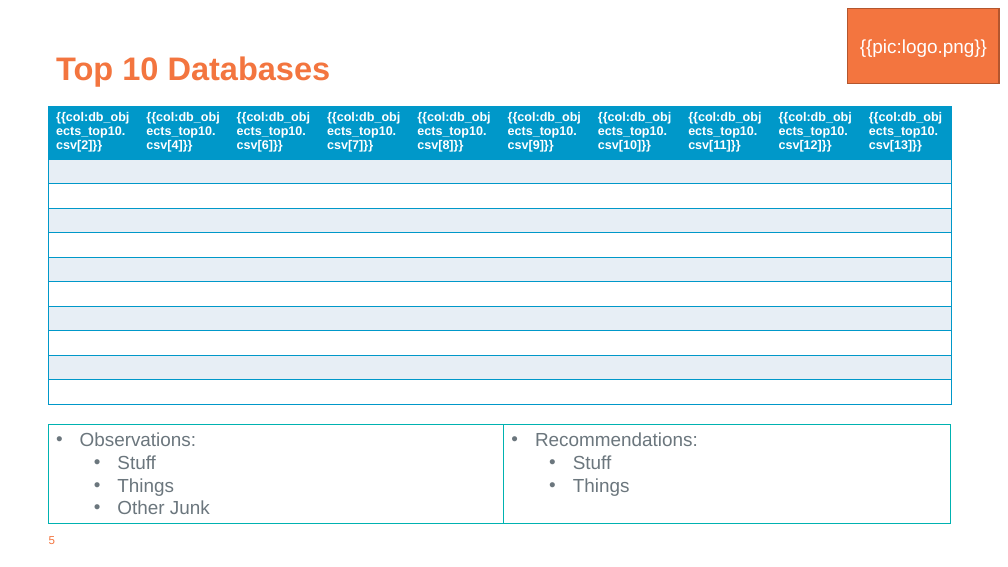
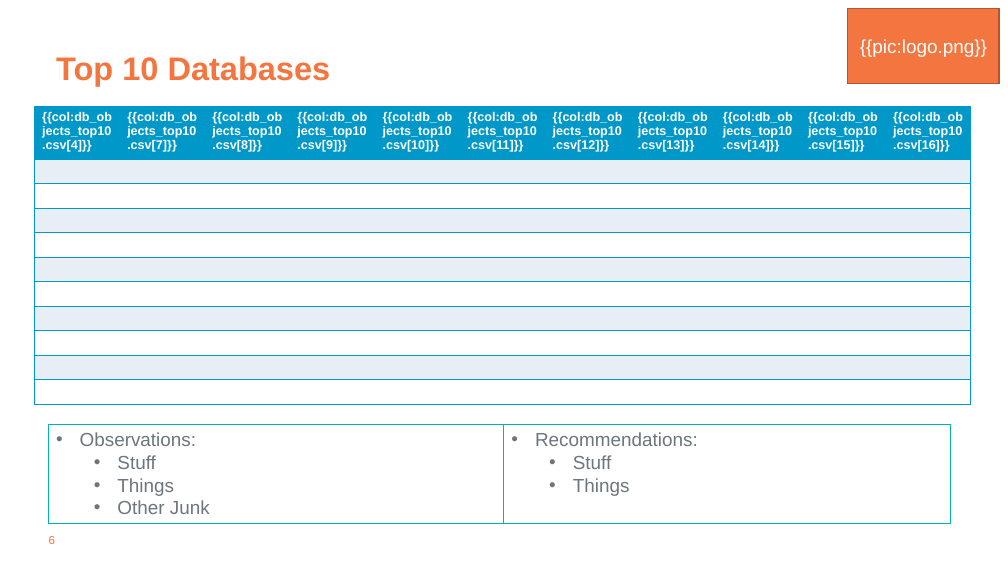
Before and after one commit to tdcoa/sql, a slide deck: slide 6 of filesets/success_plan/success_plan.pptx (slide 5 before the commit). Drawn at 1008x567 pixels with LibreOffice and Linux fonts; fonts in the diff are those of the drawing; background and template pictures are left out. Boxes give left, top, right and bottom in pixels: in the first picture for what was removed or moved away, otherwise in the second. Text is boxed around its words. In the diff, an @@ line names an element or a change of style, - is before the commit and + after.

```diff
--- a/filesets/success_plan/success_plan.pptx
+++ b/filesets/success_plan/success_plan.pptx
@@ table at bbox=[35, 107, 975, 405] @@
-column 1: {{col:db_objects_top10.csv[2]}} |  |  |  |  |  |  |  |  |  | 
-column 3: {{col:db_objects_top10.csv[6]}} |  |  |  |  |  |  |  |  |  | 
+column 9: {{col:db_objects_top10.csv[14]}} |  |  |  |  |  |  |  |  |  | 
+column 10: {{col:db_objects_top10.csv[15]}} |  |  |  |  |  |  |  |  |  | 
+column 11: {{col:db_objects_top10.csv[16]}} |  |  |  |  |  |  |  |  |  | 
@@ table: place and size @@
-table at bbox=[48, 107, 948, 405]
+table at bbox=[35, 107, 975, 405]
```
Also in this commit, not shown: 1 slide added, 1 other file.
